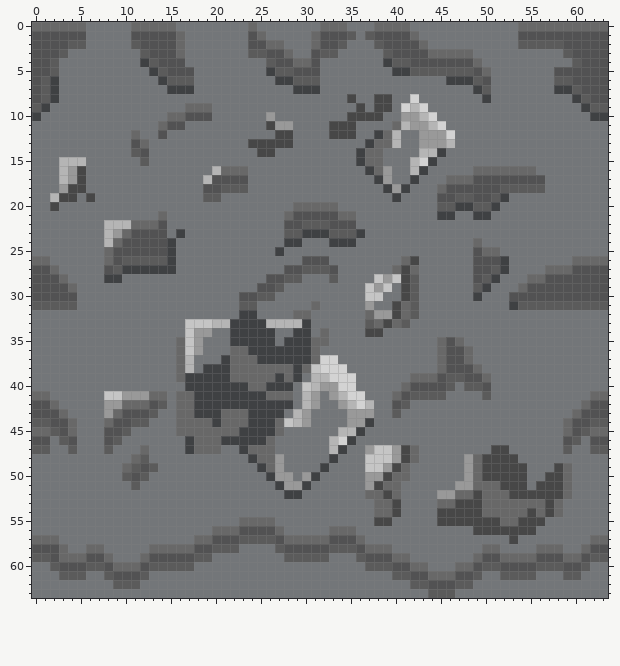
Edited in one commit: pixel-art sprite (Assets/Level/WALL_tile_left.png). The picture above was drawn from the file before the commit.
The file is 64x64 pixels. Colours within 5 levels of each other are drawn and written as one.
Now the later version:
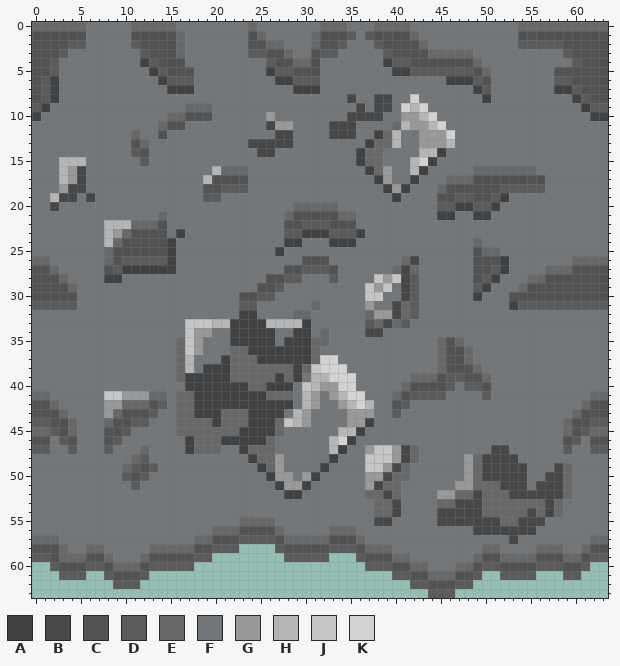
Palette (. is transparent): A #3f4143  B #474747  C #525253  D #5b5b5b  E #686868  F #737679  G #999999  H #b5b5b5  J #c5c5c5  K #d3d3d3
Change:
y 58: x 23..26 FFFF -> ....
y 59: x 20..27 FFFFFFFF -> ........; x 33..35 FFF -> ...
y 60: x 0..1 FF -> ..; x 18..36 FFFFFFFFFFFFFFFFFFF -> ...................; x 62..63 FF -> ..
y 61: x 0..2 FFF -> ...; x 6..7 FF -> ..; x 13..39 FFFFFFFFFFFFFFFFFFFFFFFFFFF -> ...........................; x 50..51 FF -> ..; x 56..58 FFF -> ...; x 61..63 FFF -> ...
y 62: x 0..8 FFFFFFFFF -> .........; x 12..41 FFFFFFFFFFFFFFFFFFFFFFFFFFFFFF -> ..............................; x 49..63 FFFFFFFFFFFFFFF -> ...............
y 63: x 0..43 FFFFFFFFFFFFFFFFFFFFFFFFFFFFFFFFFFFFFFFFFFFF -> ............................................; x 47..63 FFFFFFFFFFFFFFFFF -> .................
